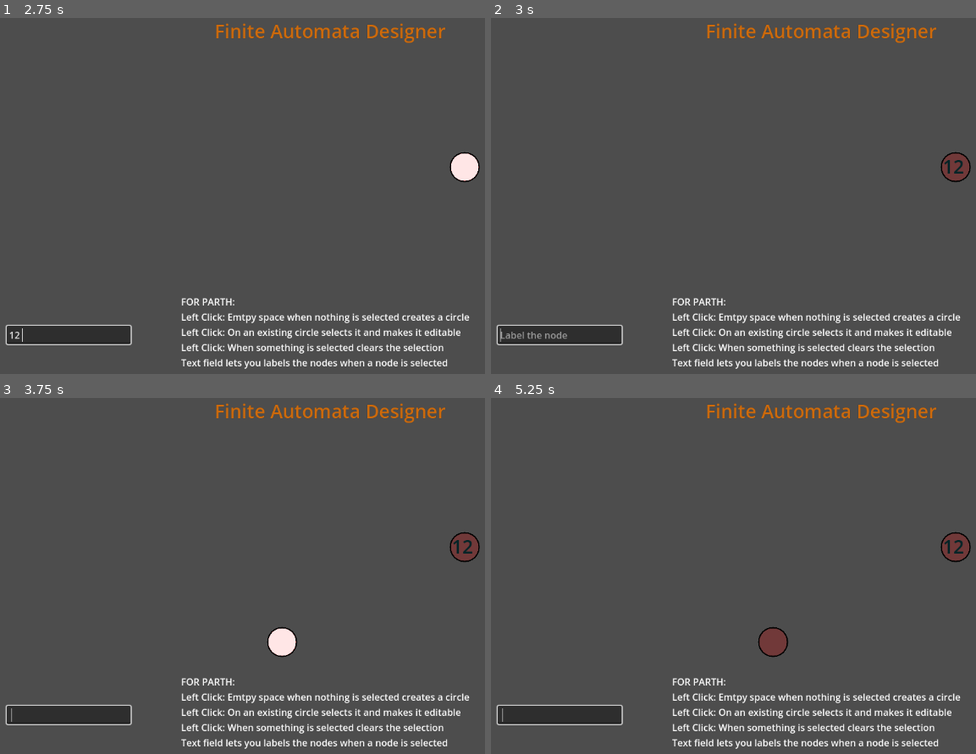
Above: before the commit, frames 1-4 (two rows, left to right).
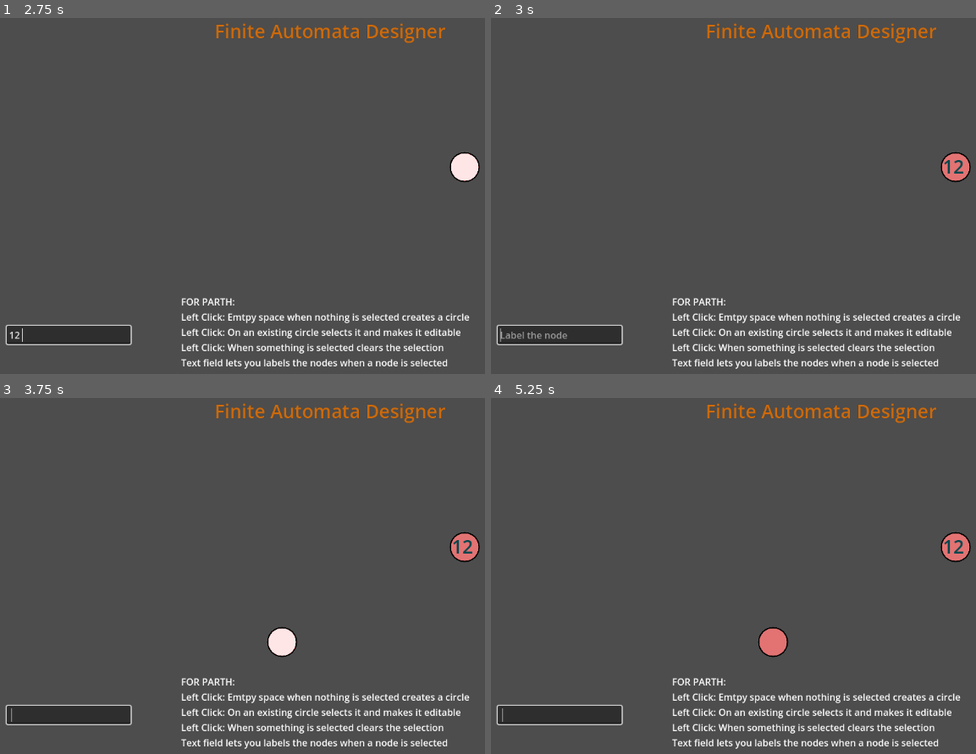
Above: after the commit, the same moments.

Repository: ParthP22/FiniteAutomataDesigner
Game: Godot game, scene res://main.tscn
Same seed, same stepped clock (60 frames per second), same inputs: the game is played once before the commit and once after it.
Inputs (mouse positions are in pixels of both pictures, inside the frame that each line leads up to):
- Up to frame 1 (2.75 s): click (67, 334) at 0.52 s; type "12" at 0.6 s; tap Enter at 1.25 s; move the mouse to (465, 167) at 1.27 s; press the mouse at (465, 167) at 1.28 s; right-click (465, 167) at 1.55 s; release the mouse at (465, 167) at 2 s; tap Space at 2 s; drag from (465, 167) to (281, 260) at 2.02 s
- Up to frame 2 (3 s): tap Enter at 2.75 s; move the mouse to (874, 103) at 2.77 s; press the mouse at (874, 103) at 2.78 s
- Up to frame 3 (3.75 s): right-click (383, 483) at 3.05 s; release the mouse at (383, 483) at 3.5 s; tap Space at 3.5 s; drag from (281, 640) to (111, 508) at 3.52 s
- Up to frame 4 (5.25 s): tap Enter at 4.25 s; drag from (772, 643) to (956, 547) at 4.27 s; tap Space at 5 s; drag from (602, 508) to (704, 469) at 5.02 s

Frame 1 is identical in both runs. In frame 2, 0.4% of the frame differs, in the area x 93-99%, y 38-46%; in frame 3, 0.4%; in frame 4, 0.7%, in the area x 55-99%, y 38-73%.
Error after the commit: Invalid access to property or key 'global_position' on a base object of type 'Nil'. (res://main.gd:24)

Commit message:
can drag nodes using a right click

Diff:
--- a/finite-automata-designer/fa_node.gd
+++ b/finite-automata-designer/fa_node.gd
@@ -5,6 +5,7 @@
 var _label: Label = null
 var _out_going_to: Array = []
 var _incoming: Array = []
+@onready var _light: PointLight2D = $PointLight2D
 # Called when the node enters the scene tree for the first time.
 func _ready():
 	_label = get_child(2)
@@ -27,6 +28,12 @@
 
 func add_to_incoming(node: Object):
 	_incoming.append(node)
+
+func toggle_light():
+	if _light.energy > 1.1:
+		_light.energy = 1
+	else:
+		_light.energy = 2
 
 func _contains_node_out_going(node: Object) -> bool:
 	for n in _out_going_to:
--- a/finite-automata-designer/main.gd
+++ b/finite-automata-designer/main.gd
@@ -3,6 +3,8 @@
 var _selected_node: RigidBody2D = null
 var _text_field: LineEdit = null
 var _all_nodes: Array = []
+var _is_dragging = false
+var _drag_offset = Vector2.ZERO  # Offset from node center when dragging
 
 # Called when the node enters the scene tree for the first time.
 func _ready():
@@ -10,13 +12,23 @@
 
 # Called every frame. 'delta' is the elapsed time since the previous frame.
 func _process(delta):
-	pass
+	if _is_dragging:
+		drag_self()
 
 func _input(event):
 	if event.is_action_pressed("left_click"):
 		draw_node()
 	elif event.is_action_pressed("shift_right_click"):
 		connect_nodes()
+	if event.is_action_pressed("right_click"):
+		_drag_offset = get_global_mouse_position() - _selected_node.global_position
+		_is_dragging = true
+	if event.is_action_released("right_click"):
+		_is_dragging = false
+
+
+func loop_through_nodes():
+	pass
 
 func return_ray_point_result():
 	var mouse_pos = get_global_mouse_position()
@@ -30,12 +42,15 @@
 		return results[0].collider
 	return null
 
+func drag_self():
+	if _selected_node and _is_dragging:
+		var new_position = get_global_mouse_position() - _drag_offset
+		_selected_node.position = new_position
+
+# turn the pointlide2d brightness up and down
 func toggle_brightness():
-	if _selected_node != null:
-		if _selected_node.get_child(0).energy > 1 :
-			_selected_node.get_child(0).energy = 0.5
-		else:
-			_selected_node.get_child(0).energy = 2
+	if _selected_node:
+		_selected_node.toggle_light()
 
 func draw_node():
 	var node = return_ray_point_result()
@@ -61,10 +76,9 @@
 		var temp = _preloaded_fa_node.instantiate()
 		temp.position = get_global_mouse_position()
 		_selected_node = temp
-		toggle_brightness()
 		add_child(temp)
 		_all_nodes.append(_selected_node)
-
+		toggle_brightness()
 # Draw a line between two states
 func connect_nodes():
 	# Check if anything is selected
--- a/finite-automata-designer/project.godot
+++ b/finite-automata-designer/project.godot
@@ -27,6 +27,11 @@
 "events": [Object(InputEventKey,"resource_local_to_scene":false,"resource_name":"","device":0,"window_id":0,"alt_presse …(194 unchanged characters)…
 ]
 }
+right_click={
+"deadzone": 0.5,
+"events": [Object(InputEventMouseButton,"resource_local_to_scene":false,"resource_name":"","device":-1,"window_id":0,"alt_pressed":false,"shift_pressed":false,"ctrl_pressed":false,"meta_pressed":false,"button_mask":0,"position":Vector2(0, 0),"global_position":Vector2(0, 0),"factor":1.0,"button_index":2,"canceled":false,"pressed":false,"double_click":false,"script":null)
+]
+}
 
 [rendering]
 
